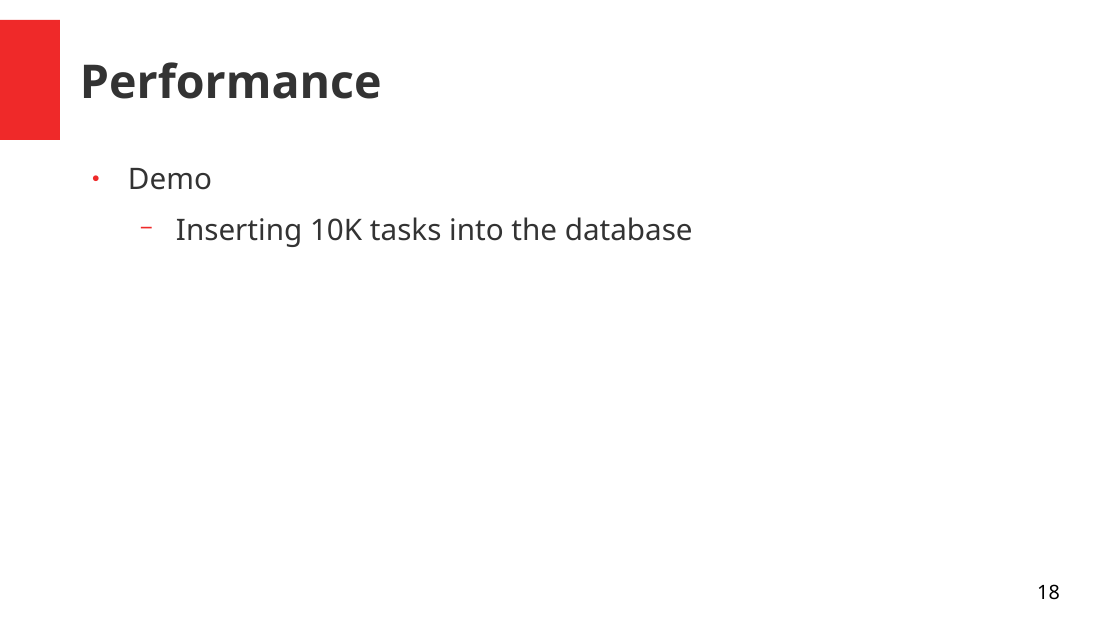
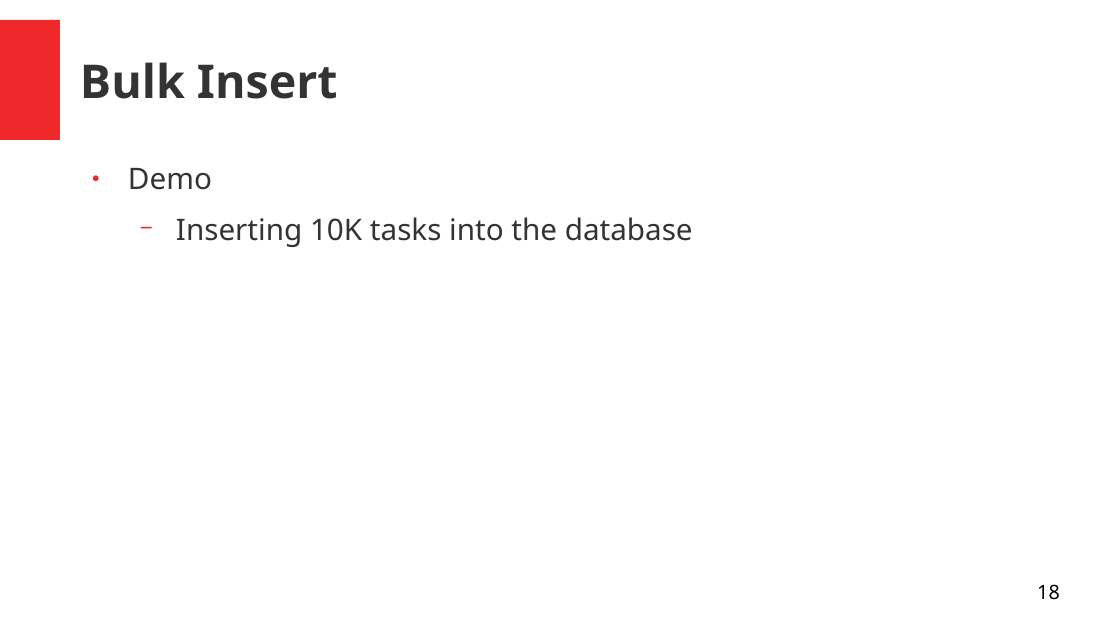
Before and after one commit to emesika/task-tracker, a slide deck: slide 18 of doc/FastAPIandUvicorn.odp. Drawn at 1120x630 pixels with LibreOffice and Linux fonts; fonts in the diff are those of the drawing. Boxes give left, top, right and bottom in pixels: in the first picture for what was removed or moved away, otherwise in the second. Text is boxed around its words. In the diff, an @@ line names an element or a change of style, - is before the commit and + after.

```diff
--- a/doc/FastAPIandUvicorn.odp
+++ b/doc/FastAPIandUvicorn.odp
@@ title at (x1=80, y1=62, x2=338, y2=99): text changed @@
-Performance
+Bulk Insert
```
Also in this commit, not shown: 4 other slides changed, 5 other files.
